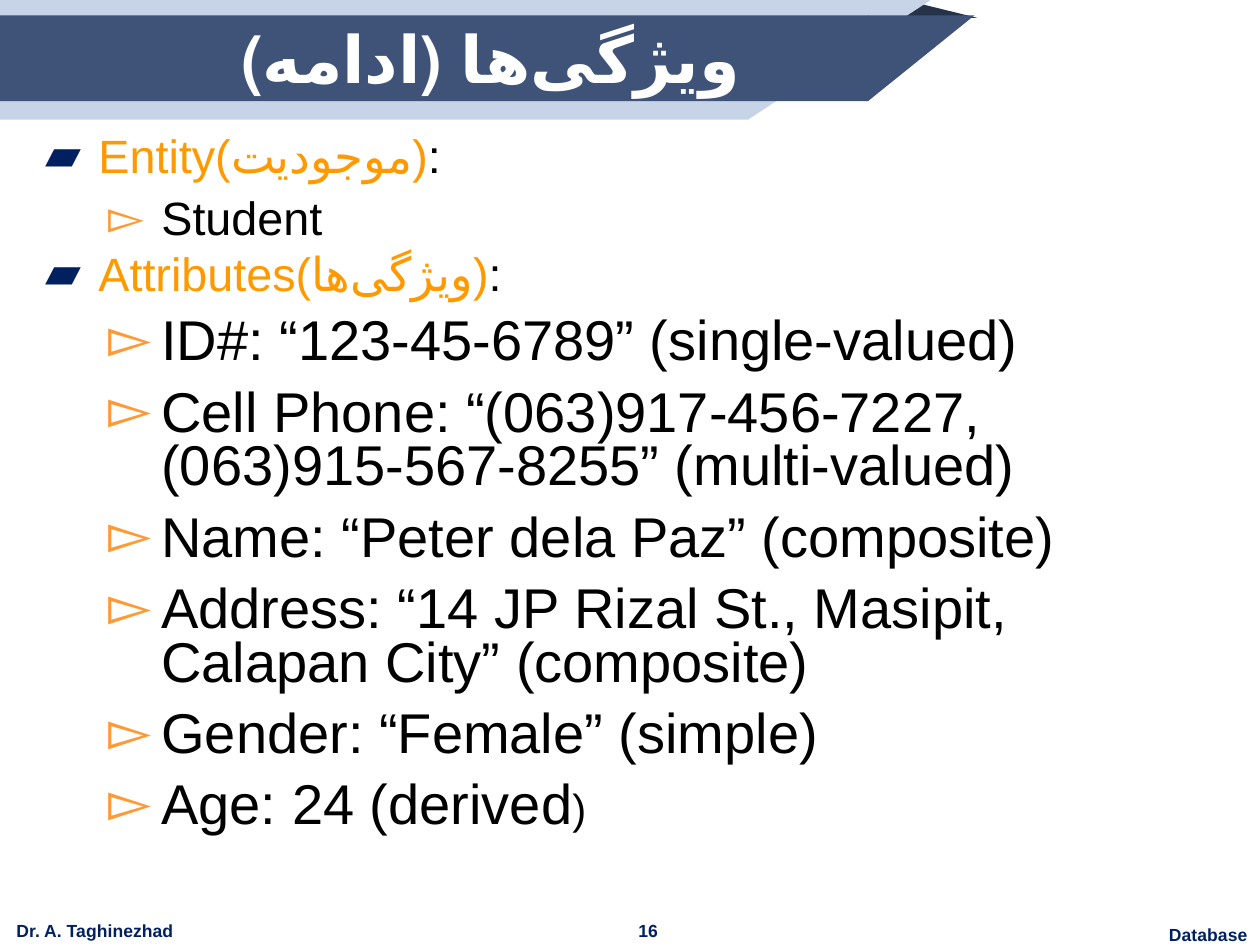
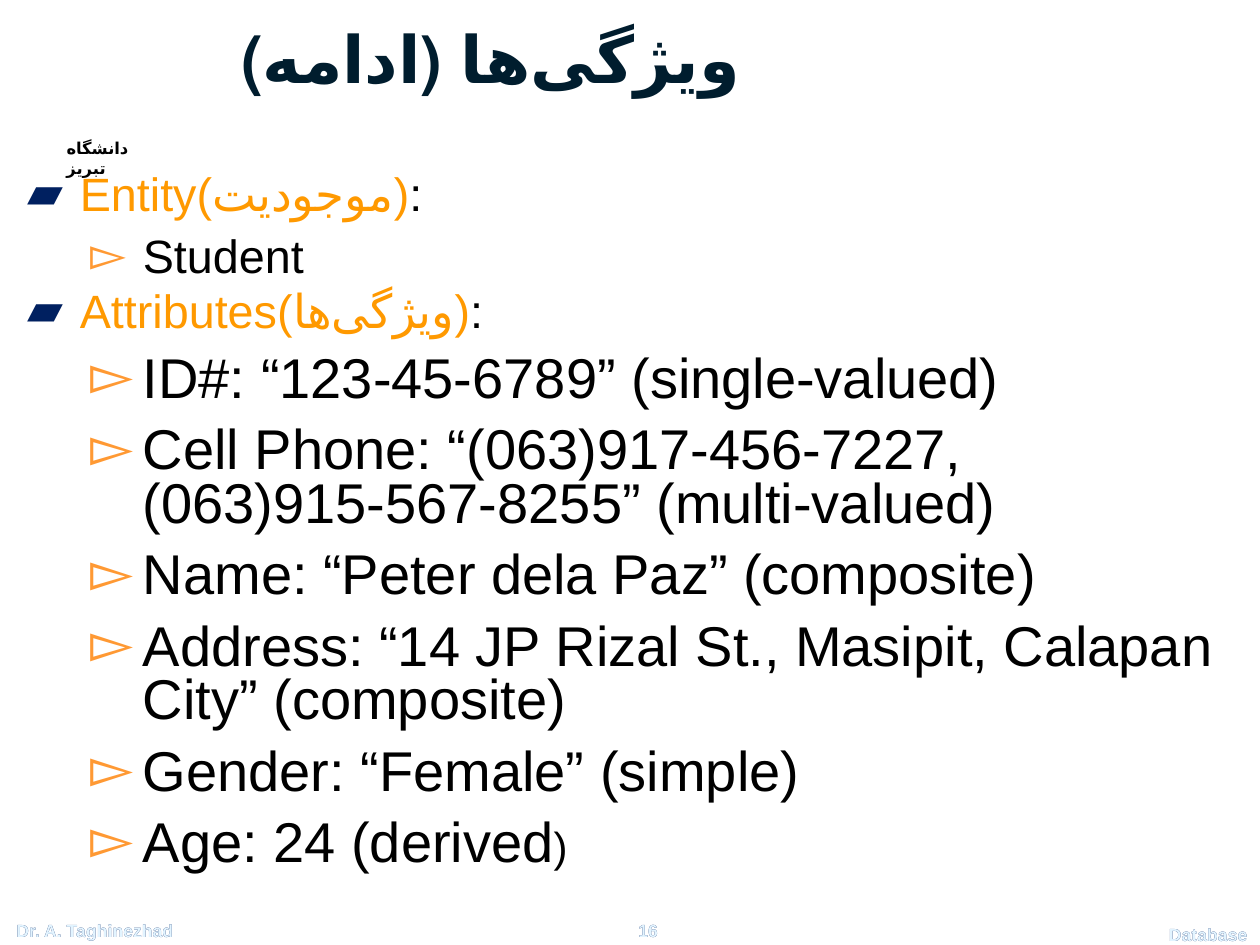
Before and after one commit to ataghinezhad/ataghinezhad.github.io, a slide deck: slide 16 of courses/downloads/temp/Database_ERD.pptx. Drawn at 1260x945 pixels with LibreOffice and Linux fonts; fonts in the diff are those of the drawing; background and template pictures are left out. Boxes give left, top, right and bottom in pixels: in the first picture for what was removed or moved away, otherwise in the second. Text is boxed around its words. In the diff, an @@ line names an element or a change of style, - is before the commit and + after.

Commit message:
update database and soft lecture

```diff
--- a/courses/downloads/temp/Database_ERD.pptx
+++ b/courses/downloads/temp/Database_ERD.pptx
@@ title "ویژگی‌ها (ادامه)" at (80,30,740,339): text colour #FFFFFF to #001D2E @@
@@ group removed at (0,0,978,119): 2 rectangles, 2 right triangles, 1 triangle @@
@@ text added at (66,140,129,178), 7 pt, text #000000, bold @@
+دانشگاه تبریز
@@ text "Entity(موجودیت):" rewrapped from (98,139,1054,835) to (80,174,1213,873) @@
@@ text added at (0,911,195,945), 7.5 pt, text #E2F4FF, bold @@
+Dr. A. Taghinezhad
@@ page number added at (620,911,675,945), 7.5 pt, text #E2F4FF, bold @@
+16
@@ text added at (1152,916,1260,945), 7.5 pt, text #E2F4FF, bold @@
+Database
```
Also in this commit, not shown: 45 other slides changed, 3 other files.
